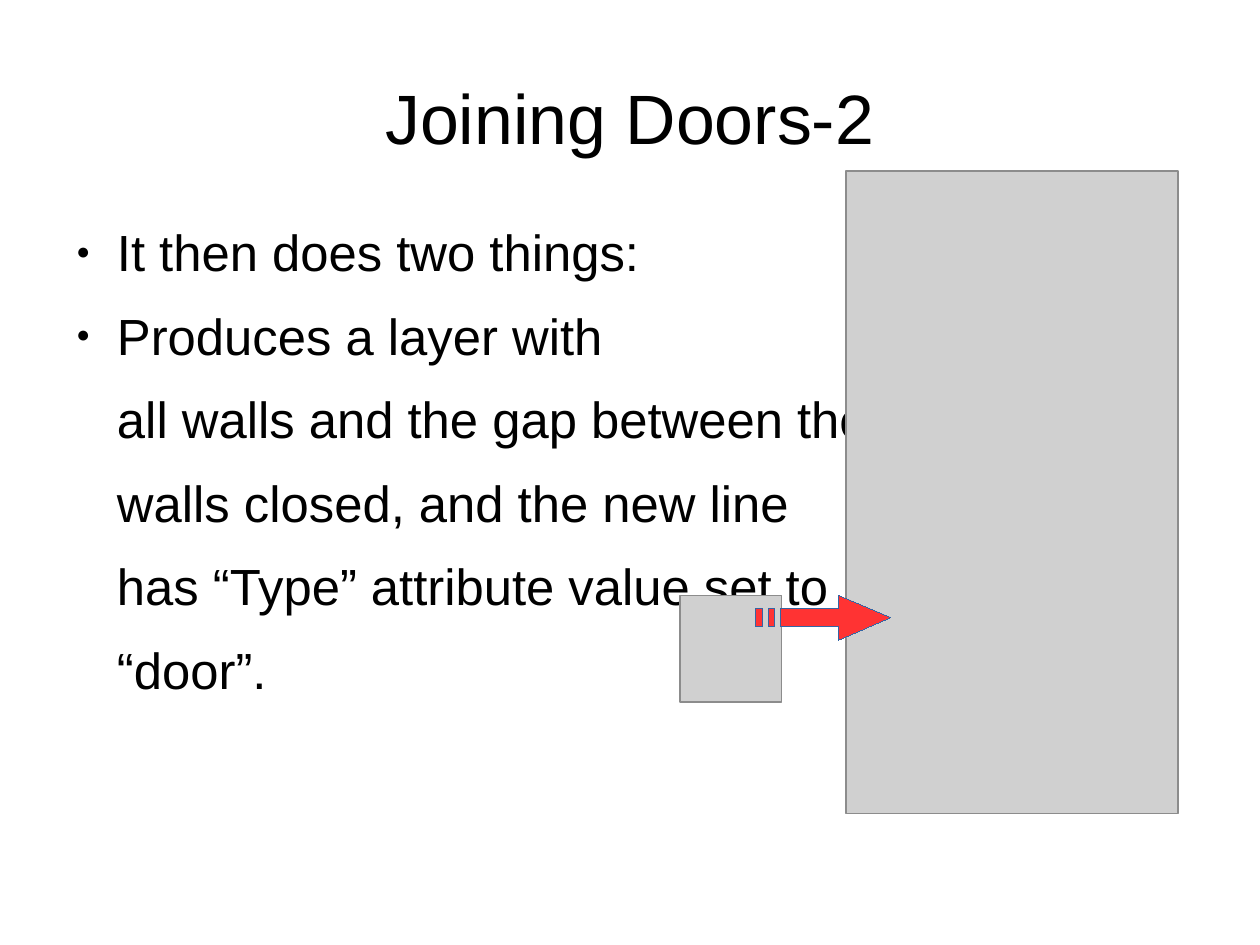
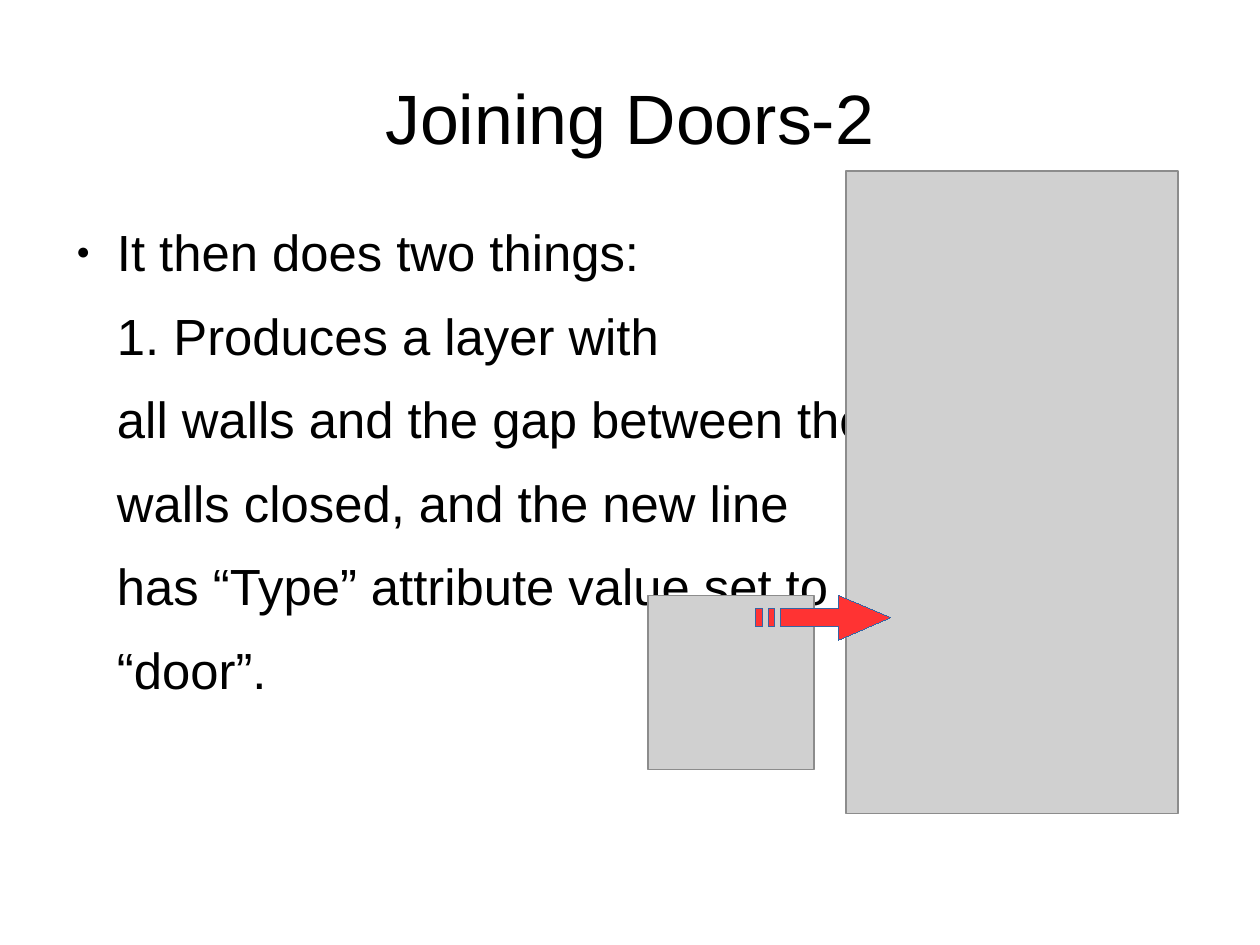
Before and after one commit to AdityaCheruvu/Indoor-GIS, a slide deck: slide 4 of Documentation/Presentation2.odp. Drawn at 1260x945 pixels with LibreOffice and Linux fonts; fonts in the diff are those of the drawing; grey boxes stand for pictures. Boxes give left, top, right and bottom in pixels: in the first picture for what was removed or moved away, otherwise in the second. Text is boxed around its words. In the diff, an @@ line names an element or a change of style, - is before the commit and + after.

```diff
--- a/Documentation/Presentation2.odp
+++ b/Documentation/Presentation2.odp
@@ text at bbox=[117, 318, 659, 365]: text changed @@
-● Produces a layer with
+1. Produces a layer with
@@ picture: place and size @@
-picture at bbox=[680, 596, 782, 702]
+picture at bbox=[648, 596, 814, 769]
```
Also in this commit, not shown: 7 other slides changed, 1 other file.
